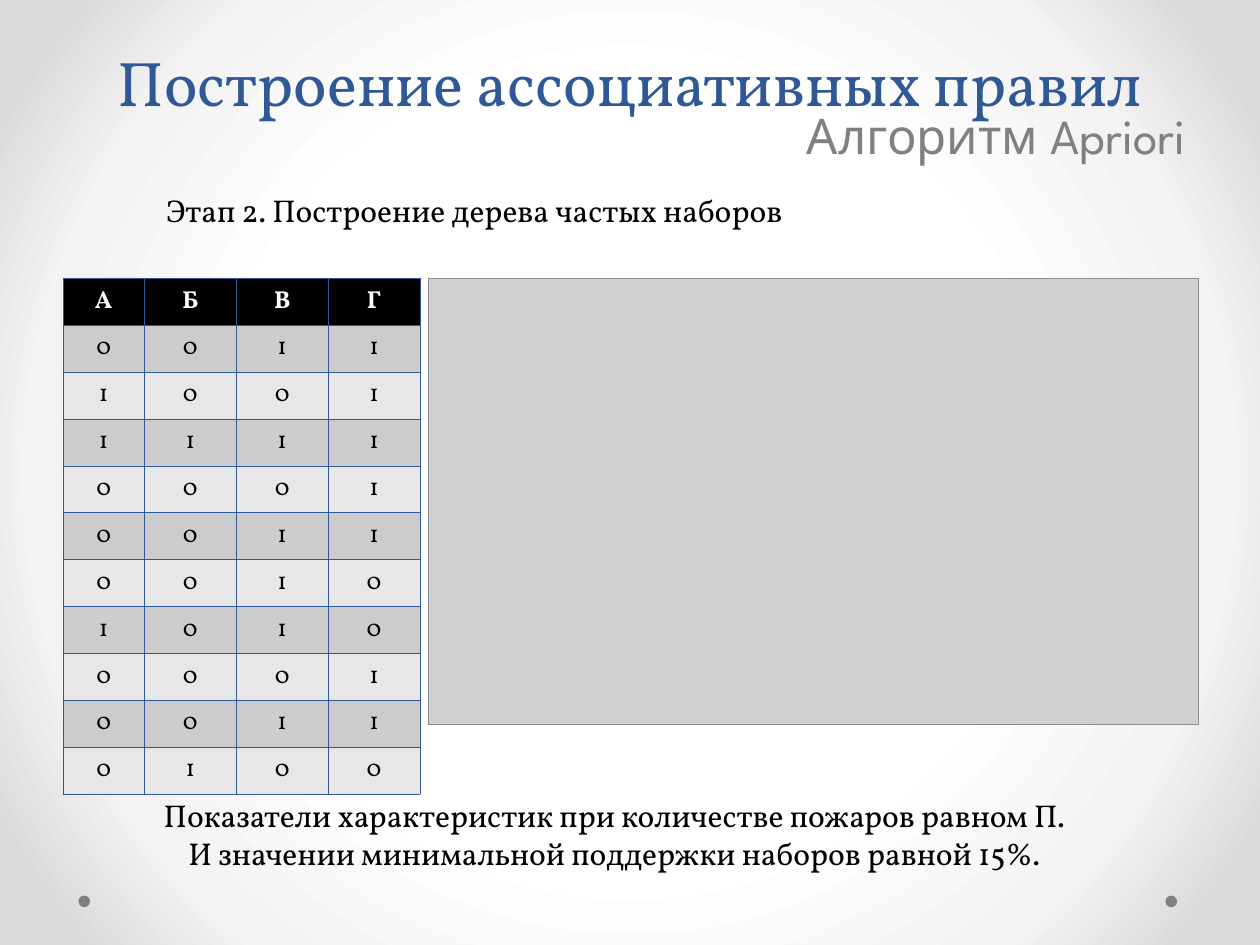
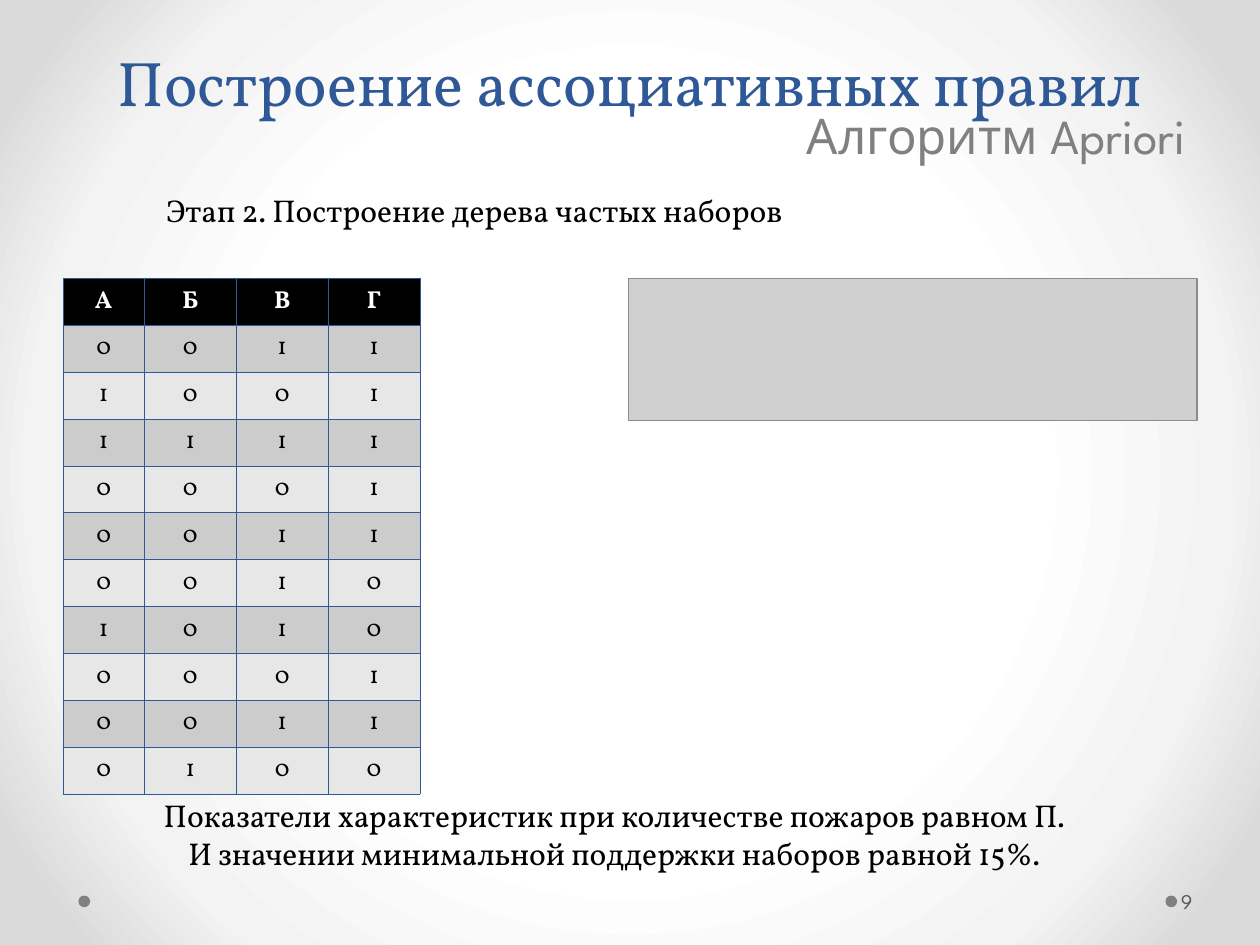
Before and after one commit to kmi9work/Fires, a slide deck: slide 9 of Apriori/my_tex/Поиск ассоциативных правил_Apriori.pptx (slide 10 before the commit). Drawn at 1260x945 pixels with LibreOffice and Linux fonts; fonts in the diff are those of the drawing; grey boxes stand for pictures. Boxes give left, top, right and bottom in pixels: in the first picture for what was removed or moved away, otherwise in the second. Text is boxed around its words. In the diff, an @@ line names an element or a change of style, - is before the commit and + after.

```diff
--- a/Apriori/my_tex/Поиск ассоциативных правил_Apriori.pptx
+++ b/Apriori/my_tex/Поиск ассоциативных правил_Apriori.pptx
@@ picture removed at [428,278,1198,724] @@
@@ picture added at [629,278,1197,421] @@
@@ page number added at [1181,895,1192,909], 12 pt, text #595959 @@
+9
```
Also in this commit, not shown: 10 other slides changed, 3 slides added, 1 slide removed, 5 other files.
